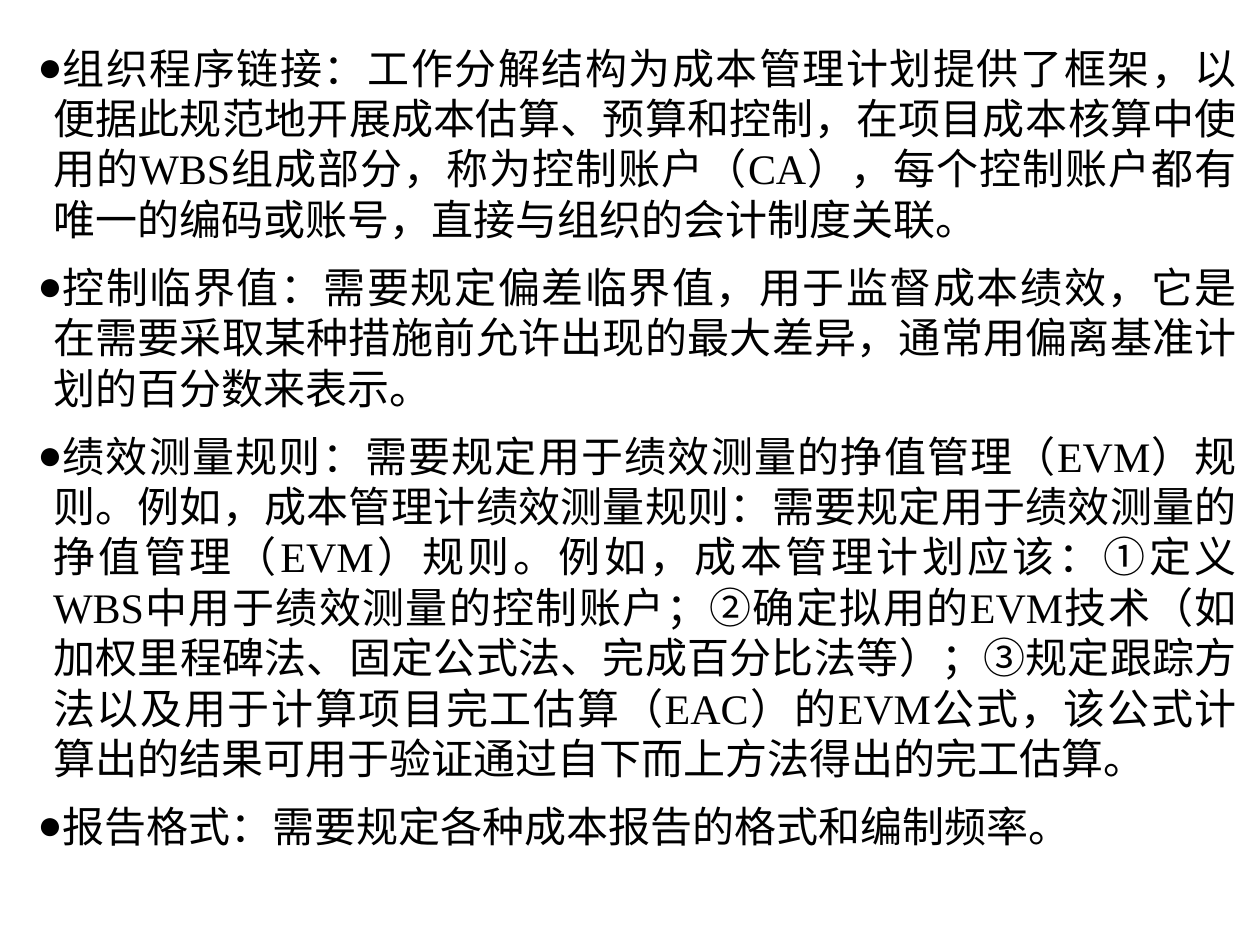
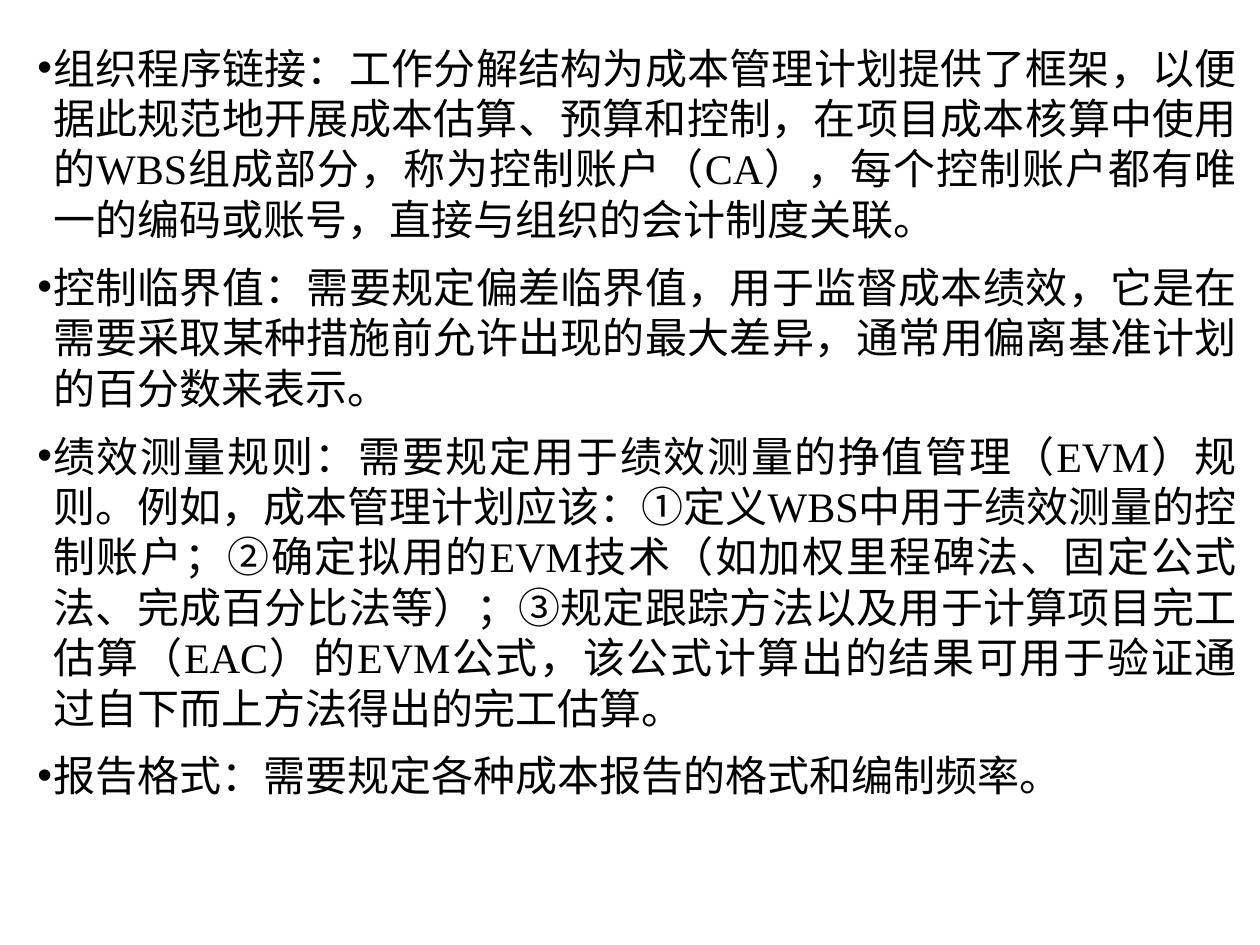
Before and after one commit to yanghui58/project_manager, a slide deck: slide 17 of 第5章 项目成本管理-yh.pptx. Drawn at 1260x945 pixels with LibreOffice and Linux fonts; fonts in the diff are those of the drawing; background and template pictures are left out. Boxes give left, top, right and bottom in pixels: in the first picture for what was removed or moved away, otherwise in the second. Text is boxed around its words. In the diff, an @@ line names an element or a change of style, - is before the commit and + after.

Commit message:
对项目成本管理进行了更新

```diff
--- a/第5章 项目成本管理-yh.pptx
+++ b/第5章 项目成本管理-yh.pptx
@@ text at box(53, 48, 1237, 408): bullet ● to • @@
@@ text at box(53, 436, 1237, 728): text changed @@
-  ● 绩效测量规则：需要规定用于绩效测量的挣值管理（EVM）规则。例如，成本管理计绩效测量规则：需要规定用于绩效测量的挣值管理（EVM）规则。例如，成本管理计划应该：①定义WBS中用于绩效测量的控制账户；②确定拟用的EVM技术（如加权里程碑法、固定公式法、完成百分比法等）；③规定跟踪方法以及用于计算项目完工估算（EAC）的EVM公式，该公式计算出的结果可用于验证通过自下而上方法得出的完工估算。
+  • 绩效测量规则：需要规定用于绩效测量的挣值管理（EVM）规则。例如，成本管理计划应该：①定义WBS中用于绩效测量的控制账户；②确定拟用的EVM技术（如加权里程碑法、固定公式法、完成百分比法等）；③规定跟踪方法以及用于计算项目完工估算（EAC）的EVM公式，该公式计算出的结果可用于验证通过自下而上方法得出的完工估算。
```
Also in this commit, not shown: 40 other slides changed, 11 slides added, 59 slides removed.
